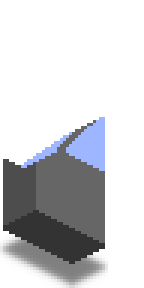
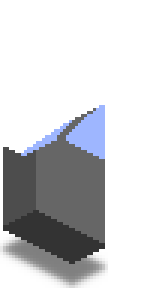
The second 144px x 288px image is a revision of the first. Changes to its layers:
renamed "Beam copy" to "Beam", painted on it over bbox(57, 108, 96, 153)
renamed "Glass copy" to "Glass", painted on it over bbox(21, 105, 105, 171)
painted on "Cover" over bbox(3, 129, 57, 168)
painted on "Roof" over bbox(69, 105, 105, 132)
painted on "Front" over bbox(3, 144, 36, 153)
painted on "Side" over bbox(36, 126, 105, 171)
